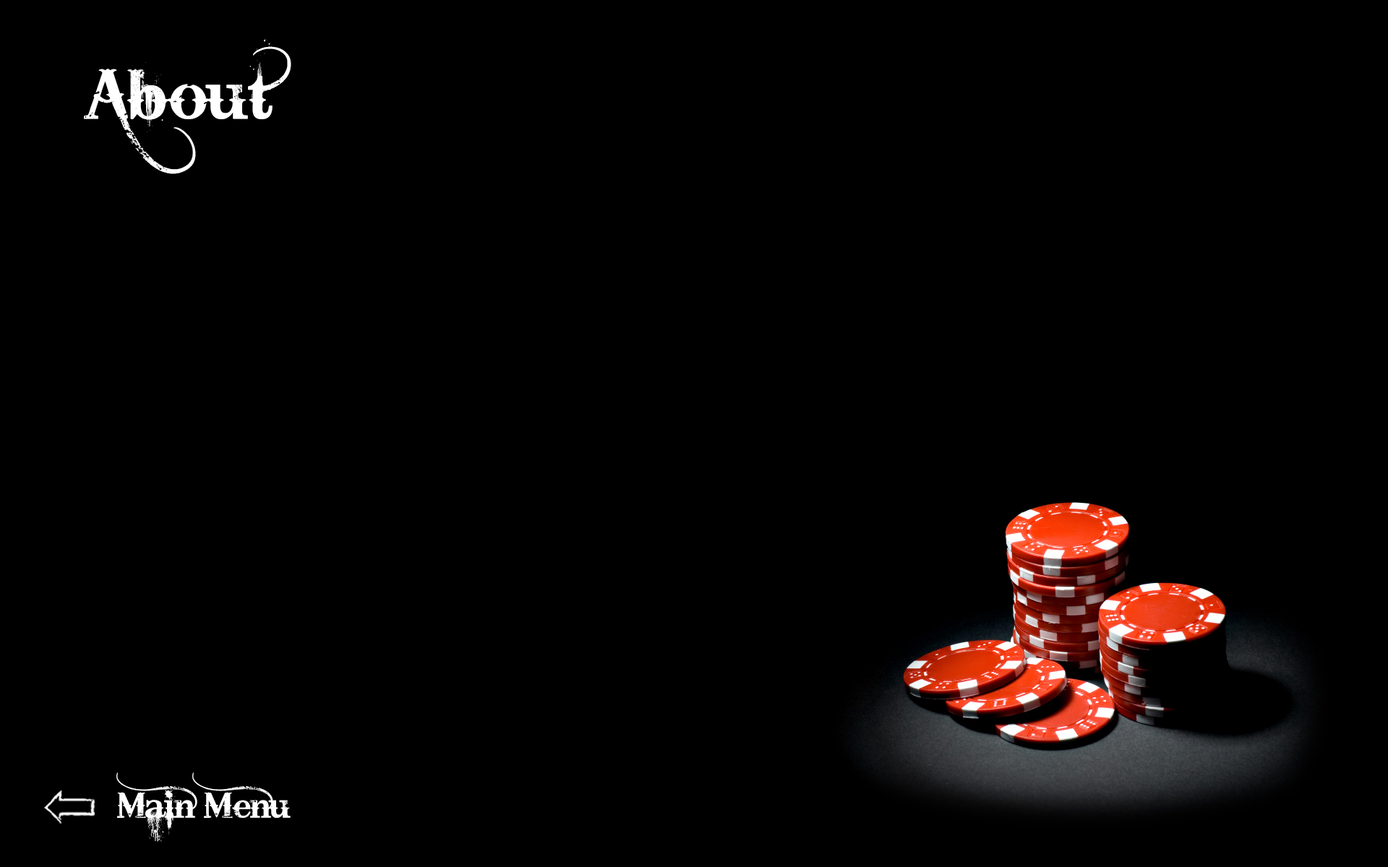
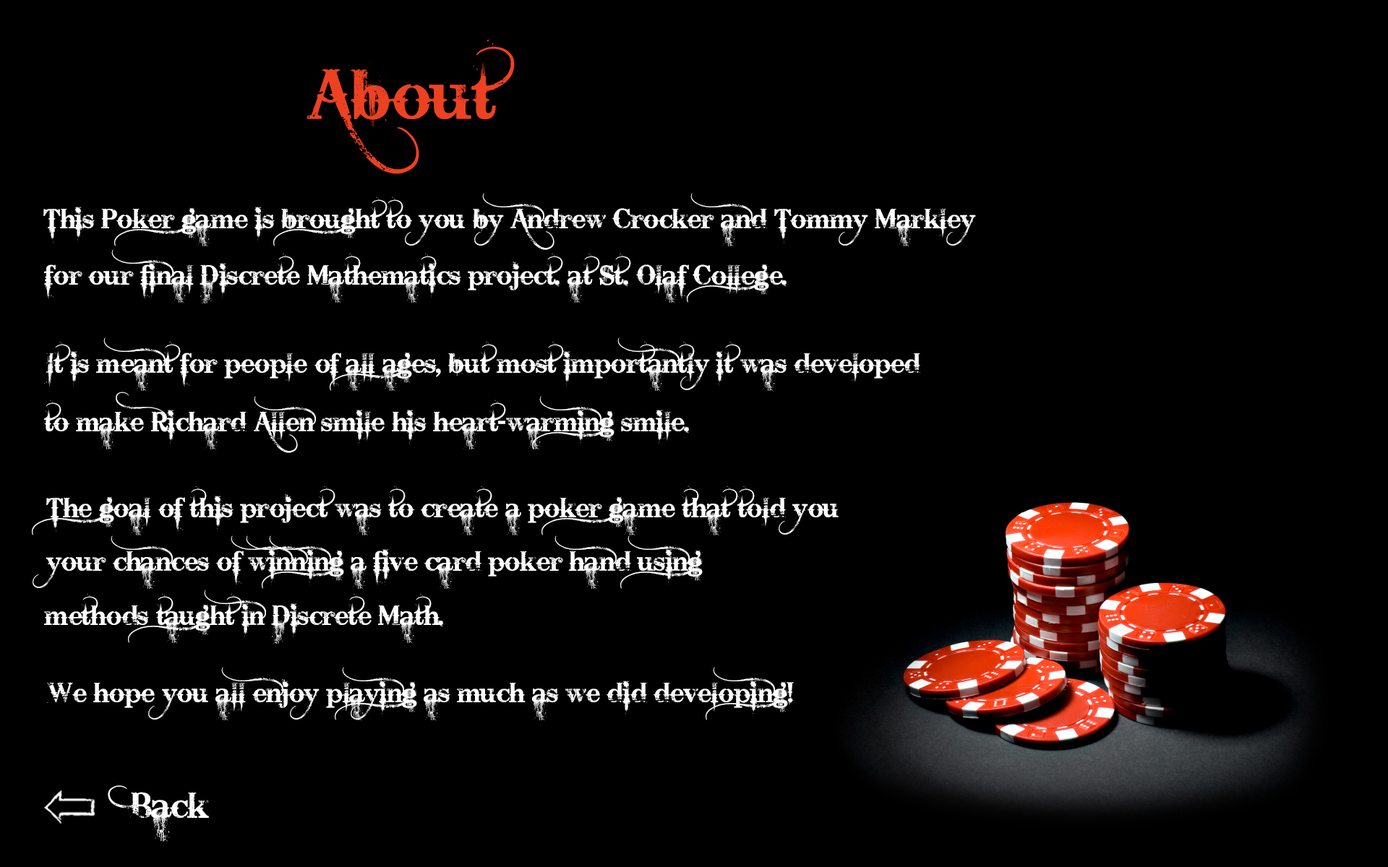
Two versions of the same layered image (w=1388, h=867). Layer-by-layer changes:
renamed "Main Menu" to "Back", painted on it over [left=107, top=772, right=291, bottom=842]
added layer "We hope you all enjoy playing as much as we did developing!" above "methods taught in Discrete Math." over [left=46, top=667, right=795, bottom=722]
added layer "methods taught in Discrete Math." above "your chances of winning a five card poker hand using" over [left=44, top=589, right=446, bottom=645]
added layer "your chances of winning a five card poker hand using" above "The goal of this project was to create a poker game that told y" over [left=32, top=535, right=703, bottom=590]
added layer "The goal of this project was to create a poker game that told y" above "to make Richard Allen smile his heart-warming smile." over [left=31, top=485, right=839, bottom=537]
added layer "to make Richard Allen smile his heart-warming smile." above "It is meant for people of all ages, but most importantly it was" over [left=44, top=391, right=691, bottom=454]
added layer "It is meant for people of all ages, but most importantly it was" above "for our final Discrete Mathematics project. at St. Olaf College" over [left=43, top=337, right=920, bottom=392]
added layer "for our final Discrete Mathematics project. at St. Olaf College" above "This Poker game is brought to you by Andrew Crocker and Tommy M" over [left=44, top=249, right=789, bottom=305]
added layer "This Poker game is brought to you by Andrew Crocker and Tommy M" above "About" over [left=43, top=192, right=976, bottom=251]
painted on "About" over [left=83, top=39, right=515, bottom=175]
